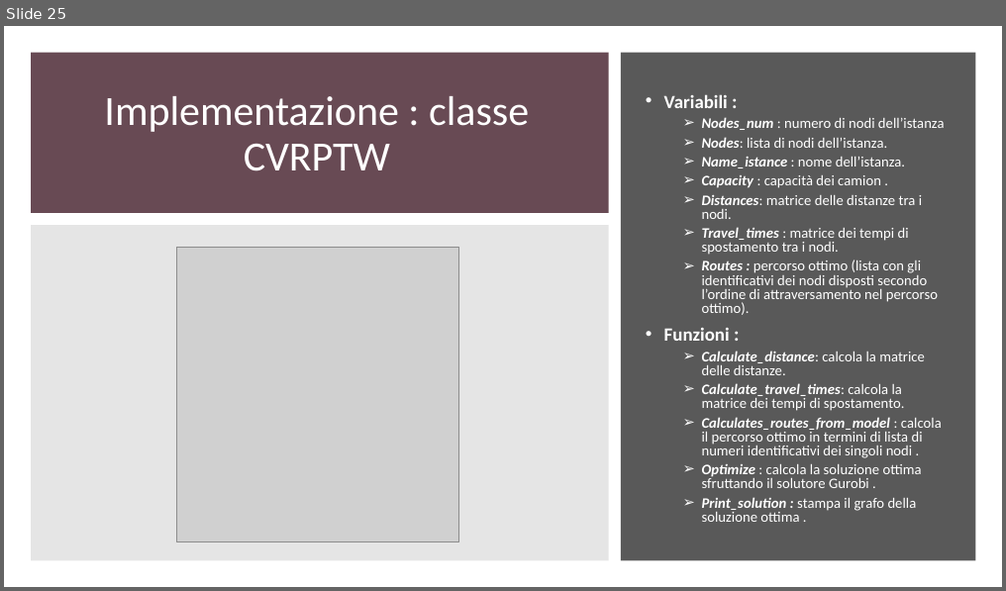
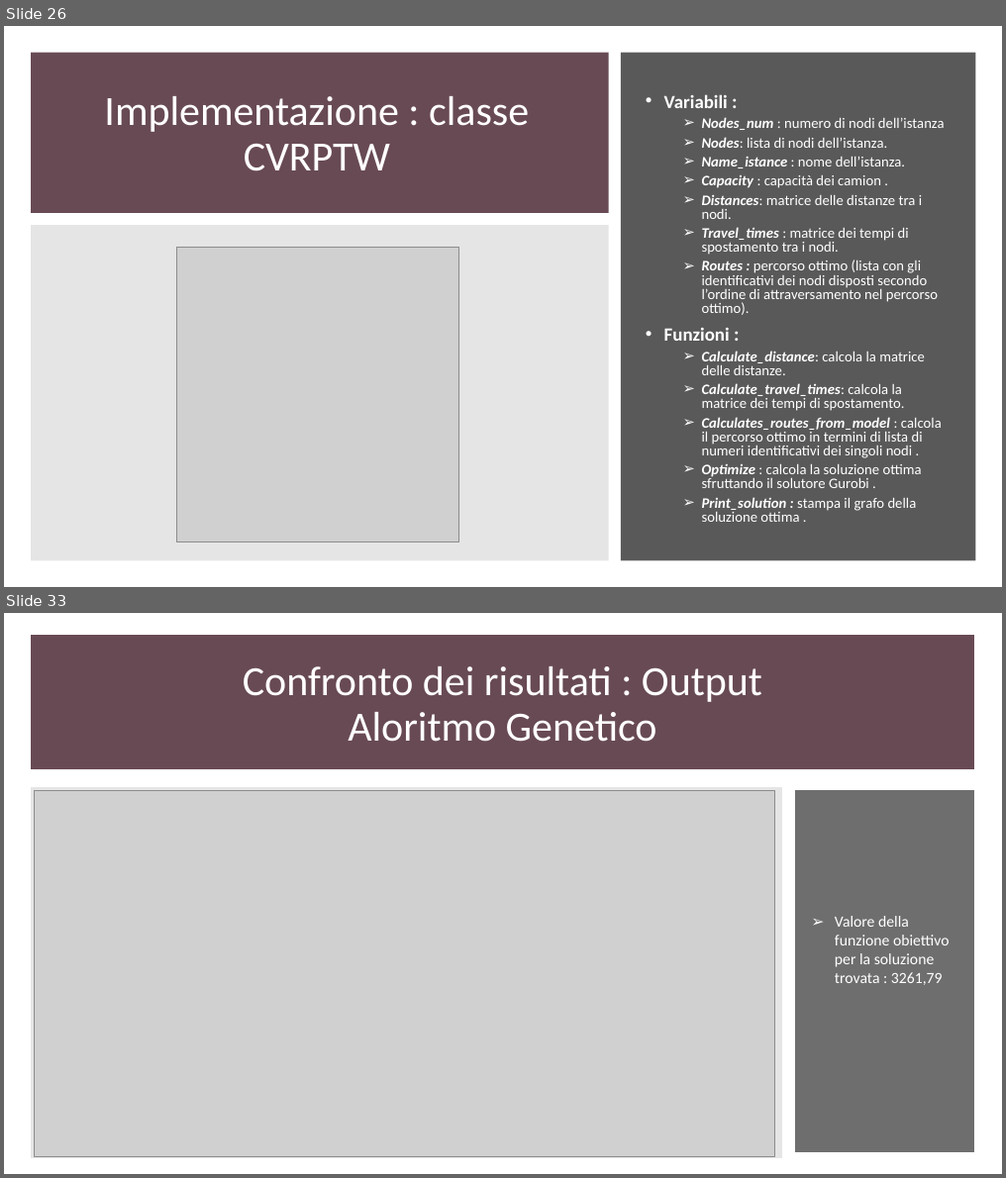
Before and after one commit to gdr-98/Greedy-heuristics-and-genetic-algorithm-for-a-CVRPTW-problem-resolution-, a slide deck: Elaborato.pptx. Shown one above the other, each under a label of ours: slide 25 before the commit, slides 26 and 33 after it; the slides between them are not shown. The pictures are 1006x591 and 1006x1178 pixels, drawn with LibreOffice and Linux fonts; fonts in the diff are those of the drawing; grey boxes stand for pictures. Boxes give left, top, right and bottom in pixels: in the first picture for what was removed or moved away, otherwise in the second. Text is boxed around its words. In the diff, an @@ line names an element or a change of style, - is before the commit and + after.

```diff
--- a/Elaborato.pptx
+++ b/Elaborato.pptx
@@ slide 33 added at bbox=[4, 613, 1002, 1174], background #FFFFFF @@
@@ rectangle added at bbox=[31, 636, 974, 768], fill #684A54, outline #684A54 1 pt @@
@@ title added at bbox=[243, 666, 762, 742], 40 pt, text #FFFFFF @@
+Confronto dei risultati : Output Aloritmo Genetico
@@ rectangle added at bbox=[31, 788, 782, 1158], fill #E5E5E5, outline #E5E5E5 1 pt @@
@@ picture added at bbox=[34, 790, 774, 1157] @@
@@ rectangle added at bbox=[796, 790, 974, 1152], fill #6E6E6E, outline #6E6E6E 1 pt @@
@@ text added at bbox=[835, 916, 949, 985], 15 pt, text #FFFFFF @@
+➢ Valore della funzione obiettivo per la soluzione trovata : 3261,79
@@ what was slide 25 is now slide 26 @@
```
Also in this commit, not shown: 9 slides changed, 4 other slides added.
